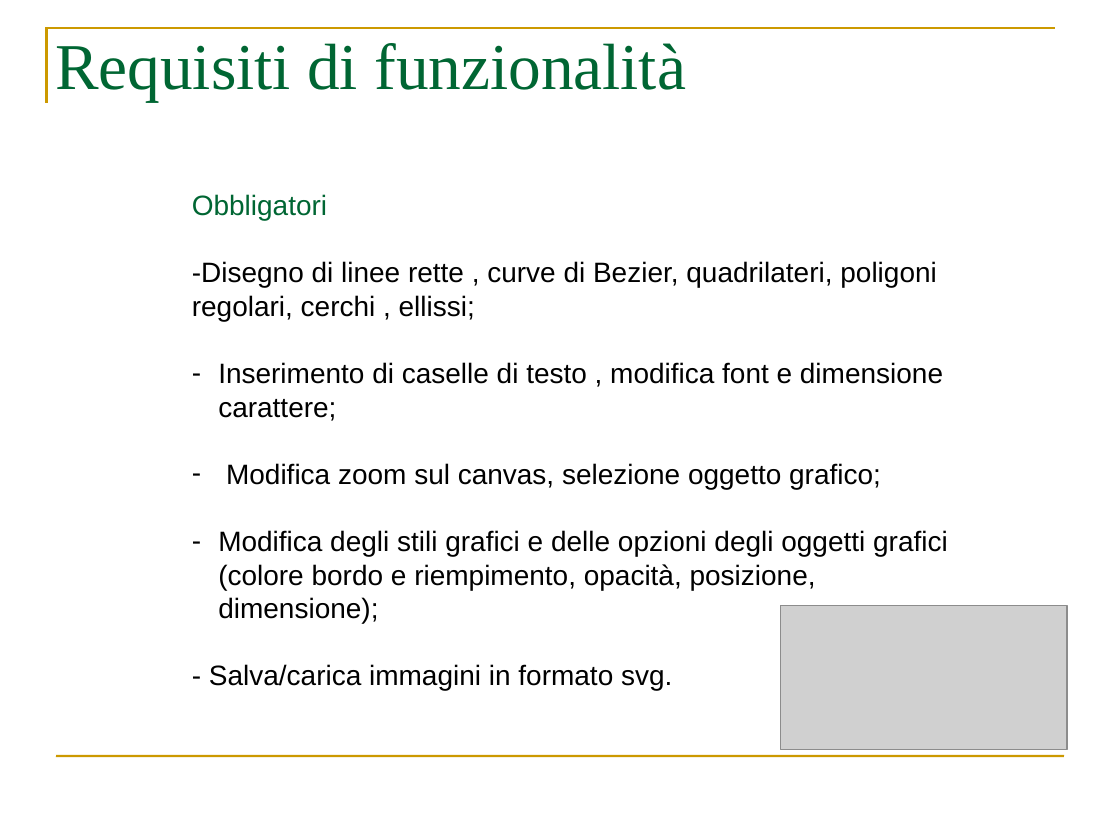
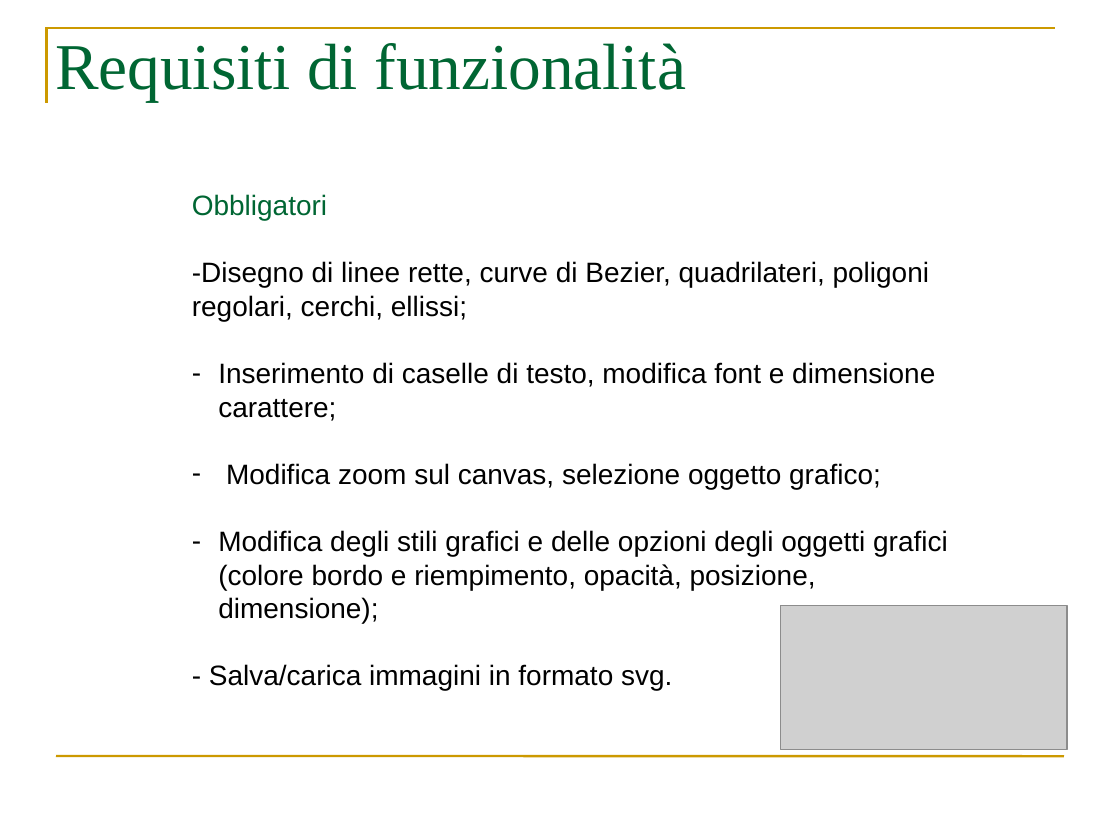
Before and after one commit to webshape/ajaxdraw, a slide deck: slide 28 of doc/PresentazioneRR/PresentazioneRR.ppt. Drawn at 1120x840 pixels with LibreOffice and Linux fonts; fonts in the diff are those of the drawing; grey boxes stand for pictures. Boxes give left, top, right and bottom in pixels: in the first picture for what was removed or moved away, otherwise in the second. Text is boxed around its words. In the diff, an @@ line names an element or a change of style, - is before the commit and + after.

```diff
--- a/doc/PresentazioneRR/PresentazioneRR.ppt
+++ b/doc/PresentazioneRR/PresentazioneRR.ppt
@@ text at bbox=[192, 261, 935, 421]: text changed @@
--Disegno di linee rette , curve di Bezier, quadrilateri, poligoni regolari, cerchi , ellissi;
-– Inserimento di caselle di testo , modifica font e dimensione carattere;
+-Disegno di linee rette, curve di Bezier, quadrilateri, poligoni regolari, cerchi, ellissi;
+– Inserimento di caselle di testo, modifica font e dimensione carattere;
```
Also in this commit, not shown: 19 other slides changed, 1 other file.
